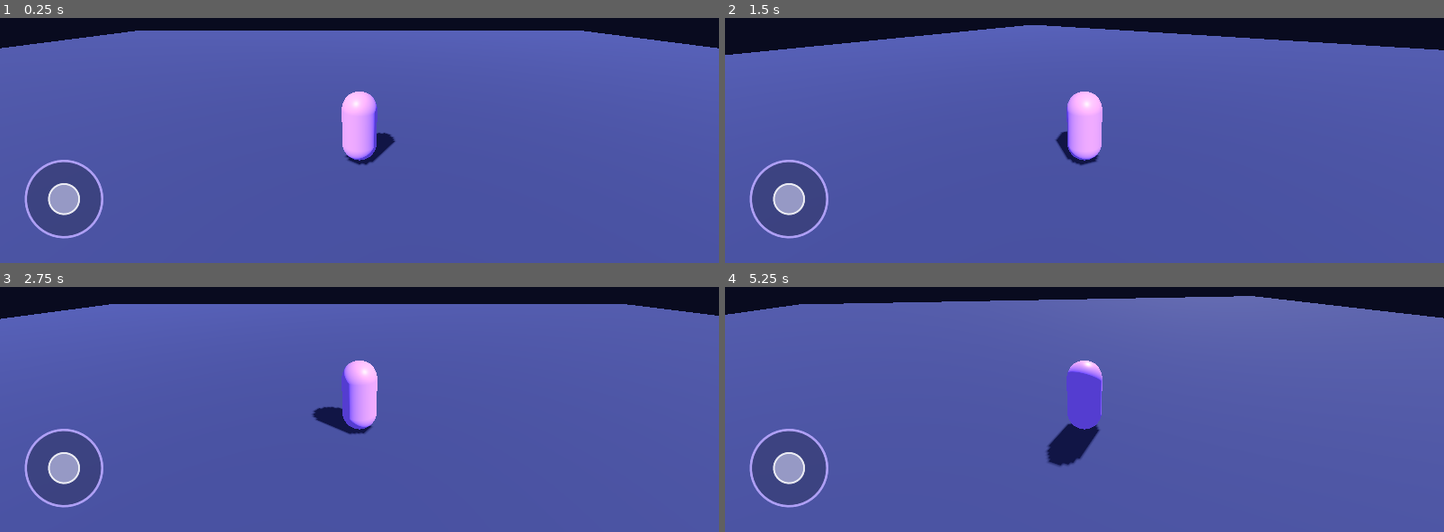
Above: before the commit, frames 1-4 (two rows, left to right).
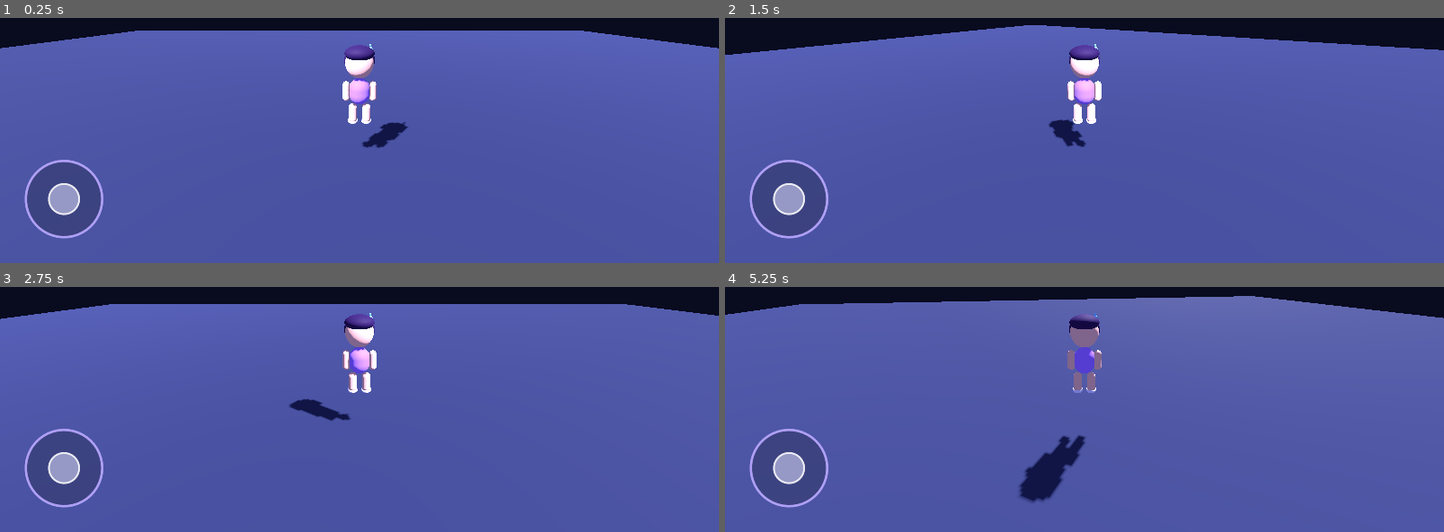
Above: after the commit, the same moments.

Repository: abinndyvictoria-sketch/Universo-Estelar-
Game: Godot game, scene res://scenes/main.tscn
Two runs of this game, one before a commit and one after it. Both use one fixed random seed, a clock stepped at 60 frames per second and the inputs below.
Inputs (mouse positions are in pixels of both pictures, inside the frame that each line leads up to):
- Up to frame 1 (0.25 s): no input
- Up to frame 2 (1.5 s): tap Enter at 0.5 s; drag from (789, 199) to (outside the picture) at 0.52 s; drag from (940, 81) to (1048, 142) at 1.27 s
- Up to frame 3 (2.75 s): tap Space at 2 s; move the mouse to (outside the picture) at 2.02 s; hold Right (ui_right) from 2.03 s (still down)
- Up to frame 4 (5.25 s): release Right (ui_right) at 2.75 s; tap Enter at 2.75, 5 s; drag from (1048, 411) to (outside the picture) at 2.77 s; tap Space at 3.5 s; move the mouse to (1300, 389) at 3.52 s; hold Left (ui_left) 3.53-4.25 s; drag from (outside the picture) to (outside the picture) at 4.27 s; move the mouse to (1120, 331) at 5.02 s; hold Down (ui_down) from 5.03 s (still down); click (1120, 331) at 5.17 s

The runs differ from the first frame. In frame 1, 2.3% of the frame differs, in the area x 47-57%, y 10-61%; in frame 2, 2.2%; in frame 3, 2.4%; in frame 4, 3.2%, in the area x 40-53%, y 10-88%.

Commit message:
Replace placeholder capsule with stylized character model

Diff:
--- a/scenes/main.tscn
+++ b/scenes/main.tscn
@@ -1,7 +1,8 @@
-[gd_scene load_steps=9 format=3]
+[gd_scene load_steps=10 format=3]
 
 [ext_resource type="Script" path="res://scripts/player.gd" id="1_player"]
 [ext_resource type="Script" path="res://scripts/virtual_joystick.gd" id="2_joystick"]
+[ext_resource type="Script" path="res://scripts/character_model.gd" id="3_character"]
 
 [sub_resource type="Environment" id="Environment_main"]
 background_mode = 1
@@ -60,8 +61,8 @@
 [node name="CollisionShape3D" type="CollisionShape3D" parent="Player"]
 shape = SubResource("Player_shape")
 
-[node name="BodyMesh" type="MeshInstance3D" parent="Player"]
-mesh = SubResource("Capsule_player")
+[node name="VisualCharacter" type="Node3D" parent="Player"]
+script = ExtResource("3_character")
 
 [node name="CameraPivot" type="Node3D" parent="Player"]
 position = Vector3(0, 1.6, 0)
